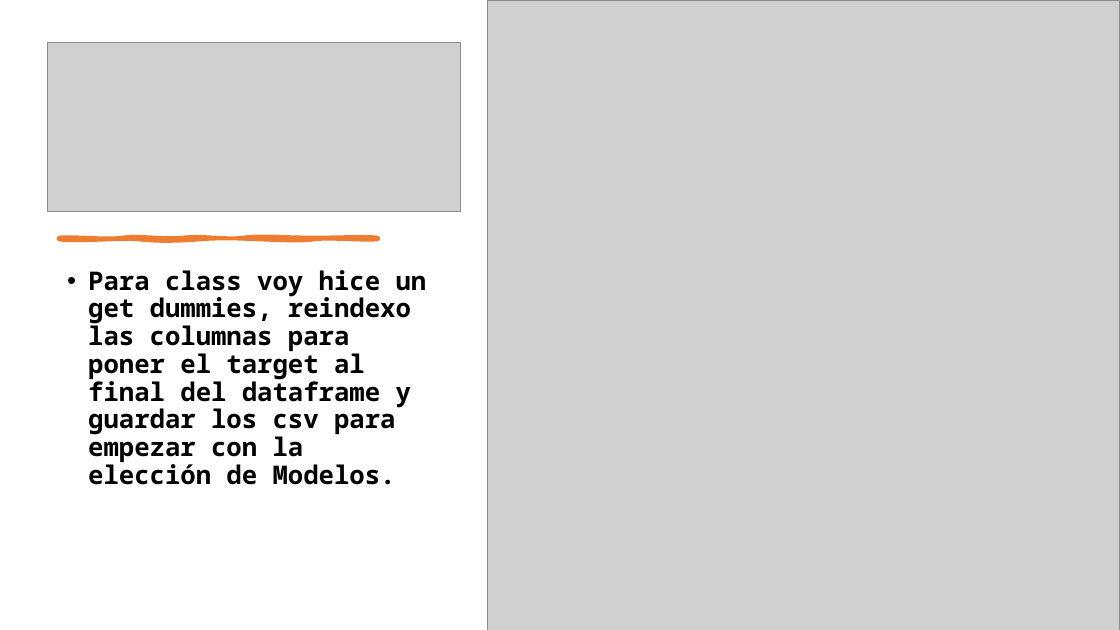
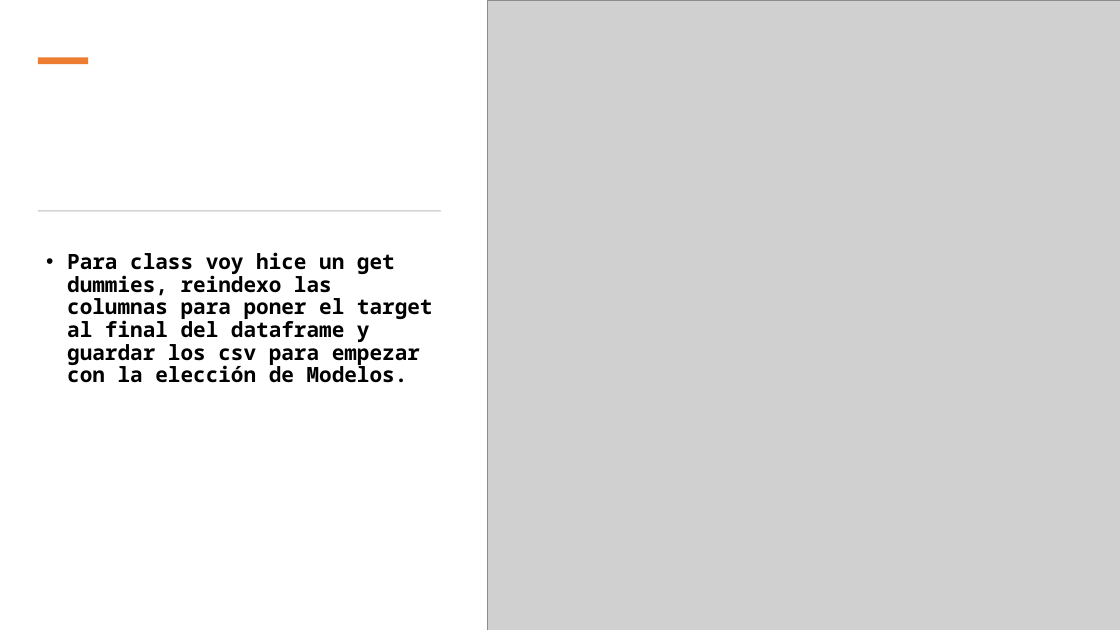
Before and after one commit to tekilit/proyecto_ML_SQG, a slide deck: slide 5 of Presentación1.pptx. Drawn at 1120x630 pixels with LibreOffice and Linux fonts; fonts in the diff are those of the drawing; grey boxes stand for pictures. Boxes give left, top, right and bottom in pixels: in the first picture for what was removed or moved away, otherwise in the second. Text is boxed around its words. In the diff, an @@ line names an element or a change of style, - is before the commit and + after.

```diff
--- a/Presentación1.pptx
+++ b/Presentación1.pptx
@@ rectangle added at <box>38,57,88,64</box>, fill #ED7D31 @@
@@ picture removed at <box>47,43,460,212</box> @@
@@ rectangle added at <box>38,210,441,212</box>, fill #D5D5D5 @@
@@ freeform shape removed at <box>59,238,378,239</box> @@
@@ text "Para class voy hice un ...": place and size @@
-text "Para class voy hice un ..." at <box>88,270,427,485</box>
+text "Para class voy hice un ..." at <box>67,252,433,383</box>
@@ text "Para class voy hice un ..." at <box>67,252,433,383</box>: size 22 to 18 pt @@
```
Also in this commit, not shown: 1 other slide changed, 7 other files.
